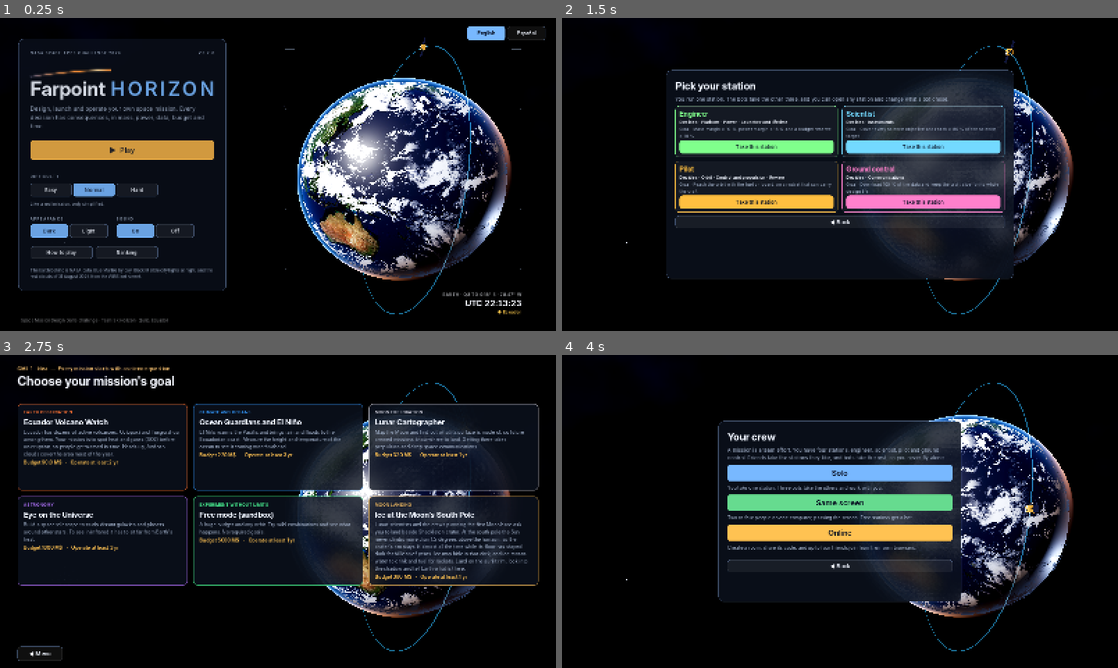
Above: before the commit, frames 1-4 (two rows, left to right).
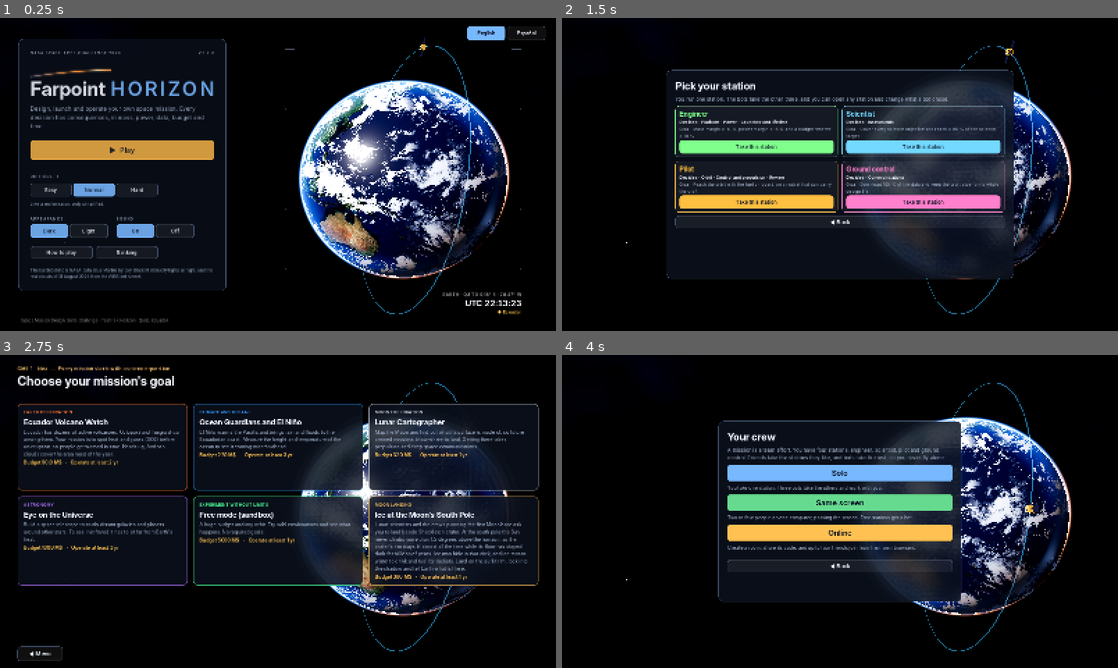
Above: after the commit, the same moments.

Repository: alexanderkholodov1/farpoint-horizon
Game: Godot game, scene res://scenes/main.tscn
The game is run twice, just before and just after one commit, with the same random seed, the same clock (stepped at 60 frames per second) and the same inputs.
Inputs:
- Up to frame 1 (0.25 s): no input
- Up to frame 2 (1.5 s): click "▶ Play" at 0.5 s; click "Solo" at 1.25 s
- Up to frame 3 (2.75 s): click "Take this station" at 2 s
- Up to frame 4 (4 s): click "◀ Menu" at 2.75 s; click "▶ Play" at 3.5 s

The runs differ from the first frame. In frame 1, 7.4% of the frame differs, in the area x 53-92%, y 19-84%; in frame 2, 2.0%; in frame 3, 1.4%; in frame 4, 3.2%.

Commit message:
Liftoff camera steadier but still fast (stays on its side, damped follow and aim, smooth wobble, view widening with speed); the Andes haze thins with height and clears once the Earth shows, so the climb sees the real Earth; Earth with blue aerial haze toward the limb, a thin air shell glowing at the limb and orange at the terminator, a sharp sea glint, mountain relief; no catenary wires over the pad (issue #12)

Diff:
--- a/scripts/screens/launch.gd
+++ b/scripts/screens/launch.gd
@@ -42,7 +42,10 @@
 var craft: Node3D
 var rocket_h := 6.0
 var old_far := 2000.0
-var cam_off := Vector3(-5.0, 2.0, 12.0)
+var cam_off := Vector3(6.5, 1.5, 11.0)
+var cam_aim := Vector3.INF     ## Where the camera looks, damped (INF until the first frame).
+var cam_t := 0.0               ## Clock of the camera's wobble.
+var base_fov := 75.0           ## The camera's field of view on entering, restored on exit.
 var smoke: CPUParticles3D       ## Steam and smoke thrown sideways at ignition (the look of #12).
 
 
@@ -65,6 +68,7 @@
 	world.stage.add_child(smoke)
 	rocket_h = rocket.get_meta("height", 6.0)
 	old_far = world.cam.far
+	base_fov = world.cam.fov
 	world.cam.far = 9000.0
 	world.cam.position = Vector3(7, 2.5, 9)
 	world.cam.look_at(Vector3(0, 3, 0), Vector3.UP)
@@ -85,6 +89,7 @@
 
 func exit() -> void:
 	world.cam.far = old_far
+	world.cam.fov = base_fov
 
 
 func _build_hud() -> void:
@@ -240,6 +245,9 @@
 	# the sky darkens on the way up, and the stars come out in space
 	var k: float = clampf(model.h / 45000.0, 0.0, 1.0)
 	var env: Environment = world.world_env.environment
+	# the haze of the Andes thins as the rocket climbs above the air, and is gone once the globe shows (look, #12)
+	env.fog_density = lerpf(0.00042, 0.00006, clampf(model.h / 15000.0, 0.0, 1.0))
+	env.fog_enabled = model.h <= 15000.0
 	if not in_space:
 		var sky_m = env.sky.sky_material
 		if sky_m is ProceduralSkyMaterial:
@@ -255,30 +263,44 @@
 	return m if m < knee else knee + (m - knee) * slope
 
 
+## The chase camera (look by issue #12; flight by #8). It stays on the side it starts on (no swing across the rocket),
+## follows and aims with damping so liftoff reads fast but steady, shakes with a smooth low wobble rather than a new
+## random jolt every frame, and widens its view a little with speed so the climb still feels quick.
 func _camera(delta: float) -> void:
 	var cam: Camera3D = world.cam
 	if phase == "countdown":
 		return
+	cam_t += delta
 	var rp := rocket.position
 	var s := maxf(rocket_h / 6.0, 0.6)
 	var hk: float = clampf((model.h - 12000.0) / 40000.0, 0.0, 1.0)
-	var want: Vector3 = Vector3(-5.0, 2.0, 12.0).lerp(Vector3(-7.0, 7.0, 9.0), hk) * s
+	var want: Vector3 = Vector3(6.5, 1.5, 11.0).lerp(Vector3(7.0, 6.0, 9.5), hk) * s
 	if phase == "orbit":
-		want = Vector3(-4.0, 3.5, 8.0) * s
-	if phase == "climb" and phase_t < 3.0:
-		# liftoff seen from the pad, then the camera catches up with the rocket
-		var k: float = smoothstep(0.0, 3.0, phase_t)
-		cam.position = Vector3(7, 2.5, 9).lerp(rp + want, k)
+		want = Vector3(5.0, 3.5, 8.0) * s
+	if phase == "climb" and phase_t < 4.0:
+		# liftoff seen from the pad: the camera stays put a moment, then eases up after the rocket from the same side
+		var k: float = smoothstep(0.6, 4.0, phase_t)
+		k = k * k * (3.0 - 2.0 * k)
+		var target_pos: Vector3 = Vector3(7, 2.5, 9).lerp(rp + want, k)
+		cam.position = cam.position.lerp(target_pos, clampf(delta * 6.0, 0.0, 1.0))
 		cam_off = cam.position - rp
 	else:
-		cam_off = cam_off.lerp(want, clampf(delta * 1.5, 0.0, 1.0))
+		cam_off = cam_off.lerp(want, clampf(delta * 1.2, 0.0, 1.0))
 		cam.position = rp + cam_off
 	var shake_now: float = shake + (model.stress / Ascent.STRESS_BREAK * 0.6 if phase == "climb" else 0.0)
 	if phase == "climb" and model.h < 3000.0:
 		shake_now += throttle * 0.35
 	shake = maxf(0.0, shake - delta * 0.8)
-	var jitter: Vector3 = Vector3(randf_range(-1, 1), randf_range(-1, 1), 0) * shake_now * 0.05 * s
-	cam.look_at(rp + rocket.global_transform.basis.y * rocket_h * 0.5 + jitter, Vector3.UP)
+	# a smooth wobble: a few slow sines instead of white noise
+	var wob := Vector3(sin(cam_t * 11.0) + 0.5 * sin(cam_t * 23.0 + 1.3), sin(cam_t * 9.0 + 0.7) + 0.5 * sin(cam_t * 19.0), 0.0)
+	var jitter: Vector3 = wob * shake_now * 0.03 * s
+	var aim := rp + rocket.global_transform.basis.y * rocket_h * 0.5
+	cam_aim = aim if cam_aim == Vector3.INF else cam_aim.lerp(aim, clampf(delta * 5.0, 0.0, 1.0))
+	cam.look_at(cam_aim + jitter, Vector3.UP)
+	# the sense of speed: the view widens a little as the rocket gains speed
+	var spd: float = sqrt(model.vx * model.vx + model.vy * model.vy)
+	var fov_goal: float = base_fov + clampf(spd / 2500.0, 0.0, 1.0) * 8.0
+	cam.fov = lerpf(cam.fov, fov_goal, clampf(delta * 1.5, 0.0, 1.0))
 
 
 func _flames() -> void:
--- a/scripts/space_builder.gd
+++ b/scripts/space_builder.gd
@@ -98,14 +98,16 @@
 	var cl := Ship.add_mesh(surface, cs, Vector3.ZERO, cm)
 	cl.name = "Clouds"
 	cl.add_to_group(SUN_LIT)
-	# atmósfera
+	# the air: about 100 km thick (1.6 % of the radius), drawn at 3.5 % so it reads at game size
+	const ATMO_K := 1.035
 	var as_ := SphereMesh.new()
-	as_.radius = radius * 1.045
-	as_.height = radius * 2.09
-	as_.radial_segments = 96
-	as_.rings = 48
+	as_.radius = radius * ATMO_K
+	as_.height = radius * 2.0 * ATMO_K
+	as_.radial_segments = 128
+	as_.rings = 64
 	var am := ShaderMaterial.new()
 	am.shader = ATMO_SHADER
+	am.set_shader_parameter("inner", 1.0 / ATMO_K)
 	Ship.add_mesh(root, as_, Vector3.ZERO, am).add_to_group(SUN_LIT)
 	# marcador de Ecuador (Quito: -0.2°, -78.5°)
 	if with_marker:
--- a/shaders/atmosphere.gdshader
+++ b/shaders/atmosphere.gdshader
@@ -1,16 +1,25 @@
 shader_type spatial;
 render_mode blend_add, unshaded, cull_back, depth_draw_never;
-// A thin glow at the limb, bright on the day side, orange where the day ends, gone on the night side.
+// The thin shell of air beyond the limb (about 100 km on a 6,371 km Earth, so a little over 1.5 % of the radius):
+// seen edge-on it glows, brightest just outside the surface and fading to nothing at the top of the air, blue on the
+// day side, orange where the day ends, dark on the night side. `inner` is the planet's radius as a part of the shell's.
 uniform vec3 glow_color : source_color = vec3(0.32, 0.6, 1.0);
-uniform vec3 dusk_color : source_color = vec3(1.0, 0.55, 0.25);
-uniform float power = 4.0;
-uniform float intensity = 1.5;
+uniform vec3 dusk_color : source_color = vec3(1.0, 0.5, 0.22);
+uniform float intensity = 2.6;
+uniform float inner = 0.975;
 uniform vec3 sun_dir = vec3(0.0, 0.0, 1.0);
 void fragment() {
-	float f = pow(1.0 - clamp(dot(NORMAL, VIEW), 0.0, 1.0), power);
+	// how close this point of the shell's silhouette is to the planet's own edge: 0 at the planet, 1 at the top of the air
+	float ca = clamp(dot(NORMAL, VIEW), 0.0, 1.0);
+	float sa = sqrt(1.0 - ca * ca);              // sine of the angle to the view: 1 at the shell's edge
+	float h = clamp((sa - inner) / (1.0 - inner), 0.0, 1.0);
+	float edge = pow(1.0 - h, 1.6);
+	float over = smoothstep(inner - 0.25, inner, sa) * (1.0 - step(inner, sa));   // a faint skirt over the disc
+	float a = sa >= inner ? edge : over * 0.12;
 	vec3 sv = normalize((VIEW_MATRIX * vec4(sun_dir, 0.0)).xyz);
 	float ndl = dot(NORMAL, sv);
-	float day = smoothstep(-0.25, 0.35, ndl);
-	float dusk = smoothstep(-0.3, 0.0, ndl) * smoothstep(0.35, 0.0, ndl);
-	ALBEDO = (glow_color * day + dusk_color * dusk * 0.7) * f * intensity;
+	float day = smoothstep(-0.3, 0.25, ndl);
+	float dusk = smoothstep(-0.3, -0.08, ndl) * (1.0 - smoothstep(-0.08, 0.15, ndl));
+	float dusk_k = sa >= inner ? 0.9 : 0.15;   // the sunset tint belongs to the limb, barely to the skirt over the disc
+	ALBEDO = (glow_color * day + dusk_color * dusk * dusk_k) * a * intensity;
 }
--- a/shaders/earth.gdshader
+++ b/shaders/earth.gdshader
@@ -1,28 +1,46 @@
 shader_type spatial;
 // The Earth from NASA data (assets/source/planet_textures.py): Blue Marble by day, Black Marble lights at night,
-// hill shading from the Blue Marble relief, and the shadows of the real clouds of the cloud layer.
+// hill shading from the Blue Marble relief, and the shadows of the real clouds of the cloud layer. As in photographs
+// from orbit, the air scatters blue light over the day side, more toward the limb where the line of sight crosses
+// more air, and reddens it near the terminator; the sea shows a small, sharp glint of the Sun.
 uniform sampler2D day_tex : source_color, filter_linear_mipmap_anisotropic, repeat_enable;
 uniform sampler2D night_tex : filter_linear_mipmap, repeat_enable;
 uniform sampler2D relief_tex : filter_linear_mipmap, repeat_enable;
 uniform sampler2D cloud_tex : filter_linear_mipmap, repeat_enable;
 uniform vec3 sun_dir = vec3(0.0, 0.0, 1.0);   // world space, towards the Sun (set by World every frame)
 uniform float cloud_shift = 0.0;               // the cloud layer's drift in U, so the shadows follow it
+uniform vec3 haze : source_color = vec3(0.36, 0.58, 0.95);
+uniform vec3 dusk : source_color = vec3(1.0, 0.5, 0.25);
 
 void fragment() {
 	vec3 c = texture(day_tex, UV).rgb;
+	float ocean = smoothstep(0.02, 0.08, c.b - max(c.r, c.g * 0.8)) * (1.0 - smoothstep(0.18, 0.3, c.r));
+	// relief: the shaded map's light, and a normal from its slopes so mountains catch the real Sun
 	float rel = texture(relief_tex, UV).r;
-	float ocean = smoothstep(0.02, 0.08, c.b - max(c.r, c.g * 0.8)) * (1.0 - smoothstep(0.18, 0.3, c.r));
-	c *= mix(1.0, clamp(rel * 2.0, 0.4, 1.6), 0.55 * (1.0 - ocean));
+	vec2 px = vec2(1.0 / 2048.0, 1.0 / 1024.0);
+	float rx = texture(relief_tex, UV + vec2(px.x, 0.0)).r - texture(relief_tex, UV - vec2(px.x, 0.0)).r;
+	float ry = texture(relief_tex, UV + vec2(0.0, px.y)).r - texture(relief_tex, UV - vec2(0.0, px.y)).r;
+	NORMAL_MAP = normalize(vec3(-rx * 3.0, ry * 3.0, 1.0) * (1.0 - ocean) + vec3(0.0, 0.0, 1.0) * ocean) * 0.5 + 0.5;
+	NORMAL_MAP_DEPTH = 1.0;
+	c *= mix(1.0, clamp(rel * 2.0, 0.5, 1.5), 0.4 * (1.0 - ocean));
 	float shadow = texture(cloud_tex, UV + vec2(cloud_shift + 0.0015, 0.001)).r;
 	c *= 1.0 - shadow * 0.35;
 	// the Blue Marble ocean is nearly black at game size; seen from orbit it reads deep blue
 	c = mix(c, c * 1.4 + vec3(0.012, 0.04, 0.09), ocean);
-	ALBEDO = c * 1.12;
-	ROUGHNESS = mix(0.9, 0.32, ocean);
-	SPECULAR = mix(0.12, 0.65, ocean);
+
 	vec3 sv = normalize((VIEW_MATRIX * vec4(sun_dir, 0.0)).xyz);
 	float ndl = dot(NORMAL, sv);
+	float day = smoothstep(-0.12, 0.35, ndl);
+	float rim = pow(1.0 - clamp(dot(NORMAL, VIEW), 0.0, 1.0), 3.5);
+	float twilight = smoothstep(-0.1, 0.03, ndl) * (1.0 - smoothstep(0.03, 0.18, ndl));
+	// aerial perspective: blue haze over the day side, thicker toward the limb
+	vec3 air = mix(haze, dusk, twilight * 0.5);
+	c = mix(c, air, clamp(rim * 0.6 + 0.03, 0.0, 0.75) * day);
+	ALBEDO = c * 1.1;
+	ROUGHNESS = mix(0.92, 0.2, ocean);
+	// no glare smeared along the limb: the glint fades well before grazing angles
+	SPECULAR = mix(0.08, 0.5, ocean) * (1.0 - smoothstep(0.35, 0.8, 1.0 - clamp(dot(NORMAL, VIEW), 0.0, 1.0)));
 	float night = smoothstep(0.08, -0.18, ndl);
 	float lights = texture(night_tex, UV).r * (1.0 - shadow * 0.7);
-	EMISSION = vec3(1.0, 0.68, 0.32) * lights * night * 2.2;
+	EMISSION = vec3(1.0, 0.68, 0.32) * lights * night * 2.2 + air * rim * day * 0.18;
 }
Binary file changed: assets/models/launch_site.glb
